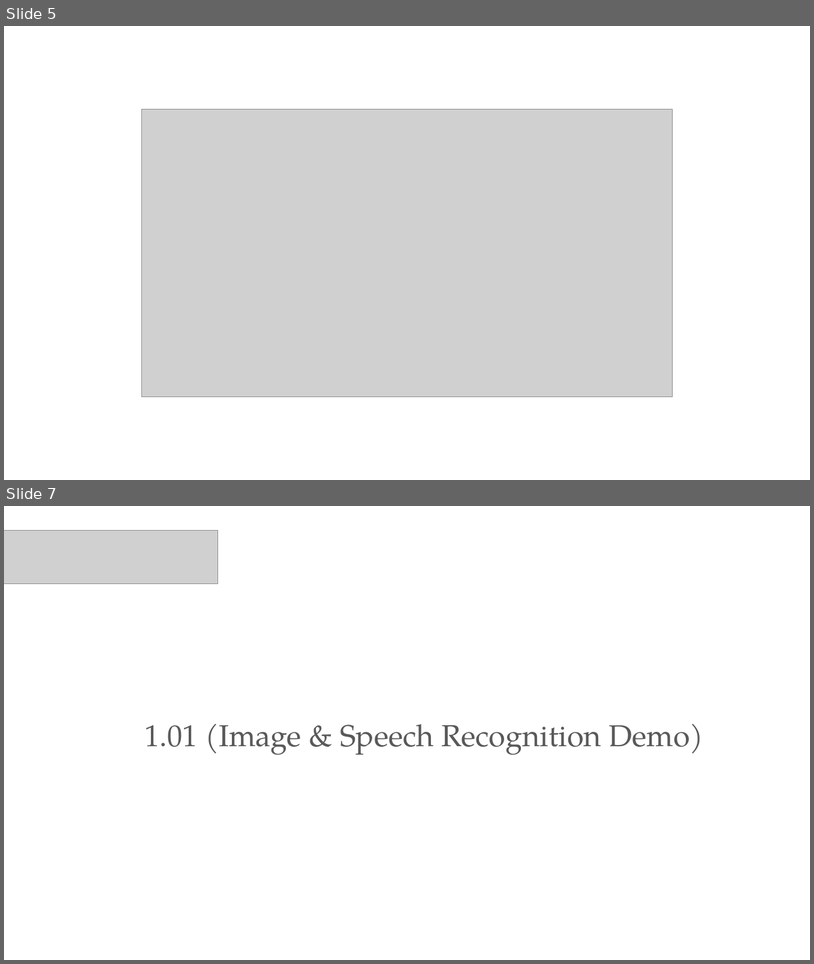
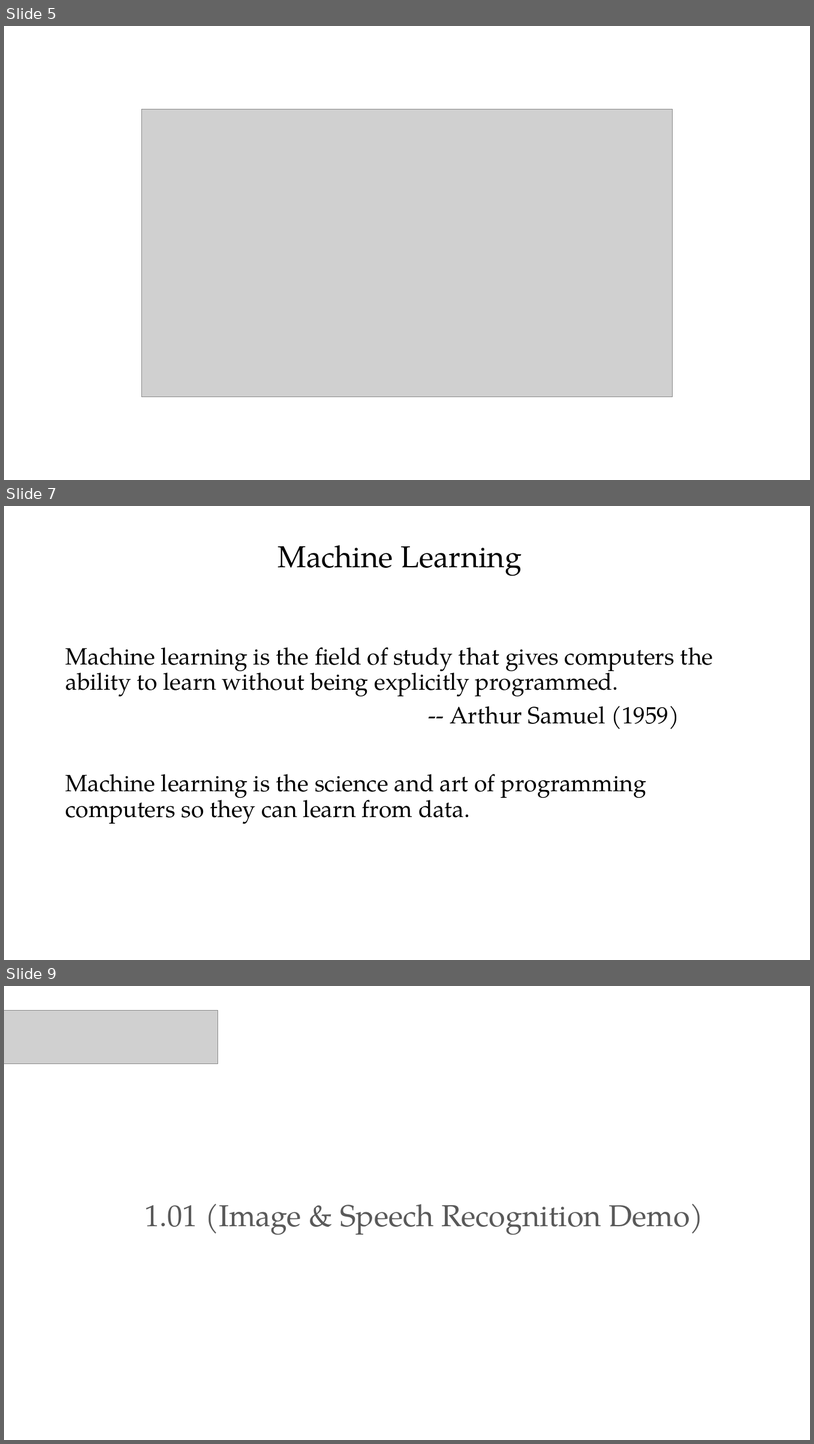
Before and after one commit to PracticumAI/deep_learning, a slide deck: presentations/01_deep_learn_intro.pptx. Shown one above the other, each under a label of ours: slides 5 and 7 before the commit, slides 5, 7 and 9 after it; the slides between them are not shown. The pictures are 814x964 and 814x1444 pixels, drawn with LibreOffice and Linux fonts; fonts in the diff are those of the drawing; grey boxes stand for pictures. Boxes give left, top, right and bottom in pixels: in the first picture for what was removed or moved away, otherwise in the second. Text is boxed around its words. In the diff, an @@ line names an element or a change of style, - is before the commit and + after.

```diff
--- a/presentations/01_deep_learn_intro.pptx
+++ b/presentations/01_deep_learn_intro.pptx
@@ slide 7 added at (4, 506, 810, 960), background #FFFFFF @@
@@ title added at (278, 545, 522, 576), 36 pt, text #000000 @@
+Machine Learning
@@ text added at (65, 647, 714, 823), 28 pt, text #000000 @@
+Machine learning is the field of study that gives computers the ability to learn without being explicitly programmed.
+-- Arthur Samuel (1959)
+Machine learning is the science and art of programming computers so they can learn from data.
@@ what was slide 7 is now slide 9 @@
```
Also in this commit, not shown: 4 other slides added, 1 slide removed.
